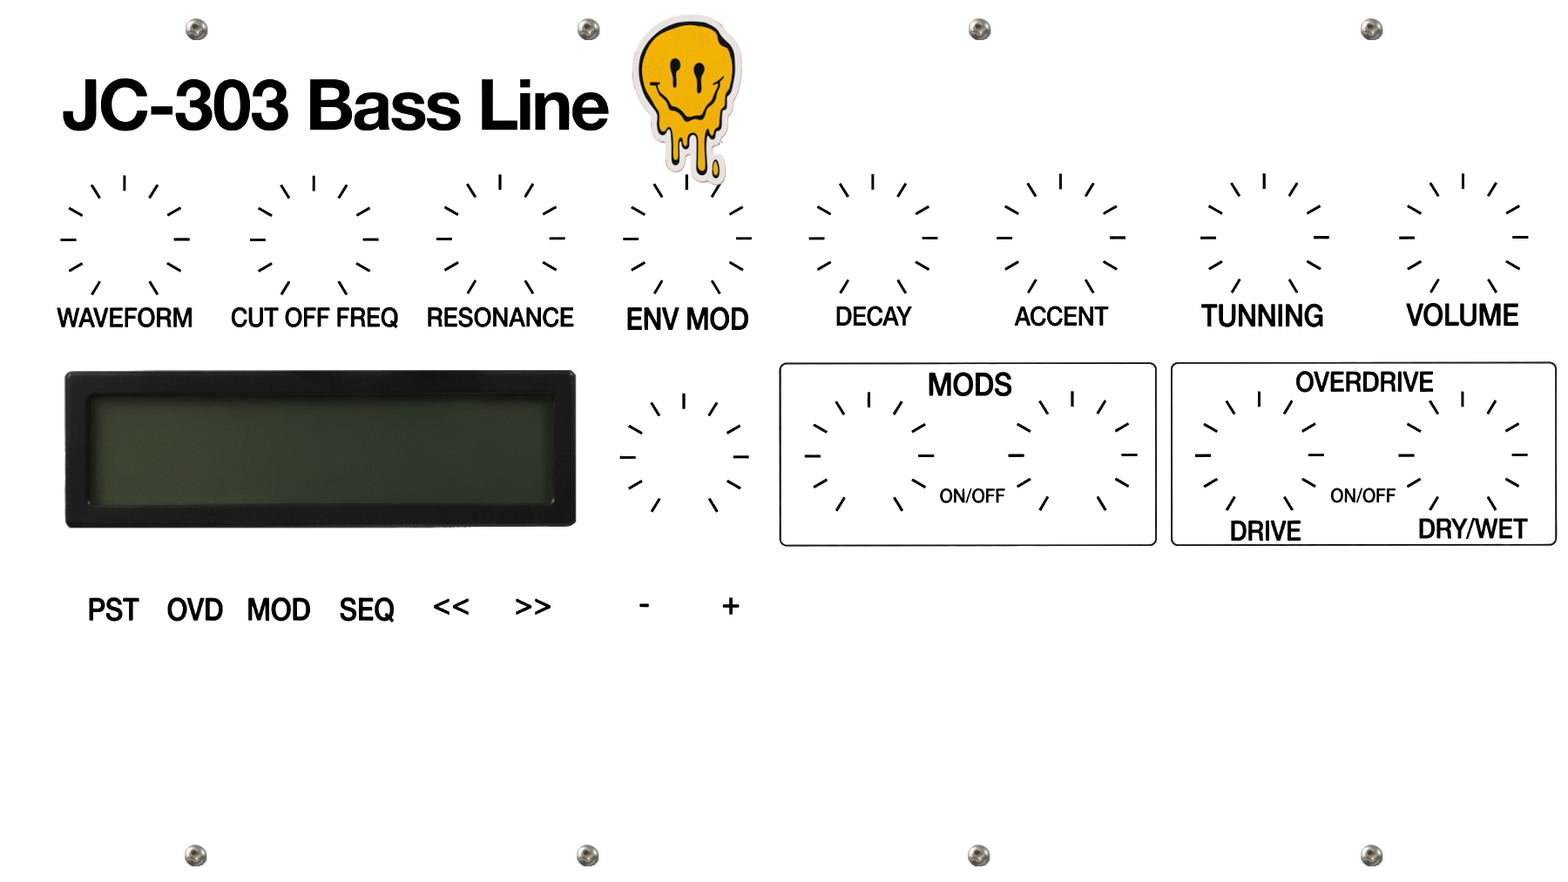
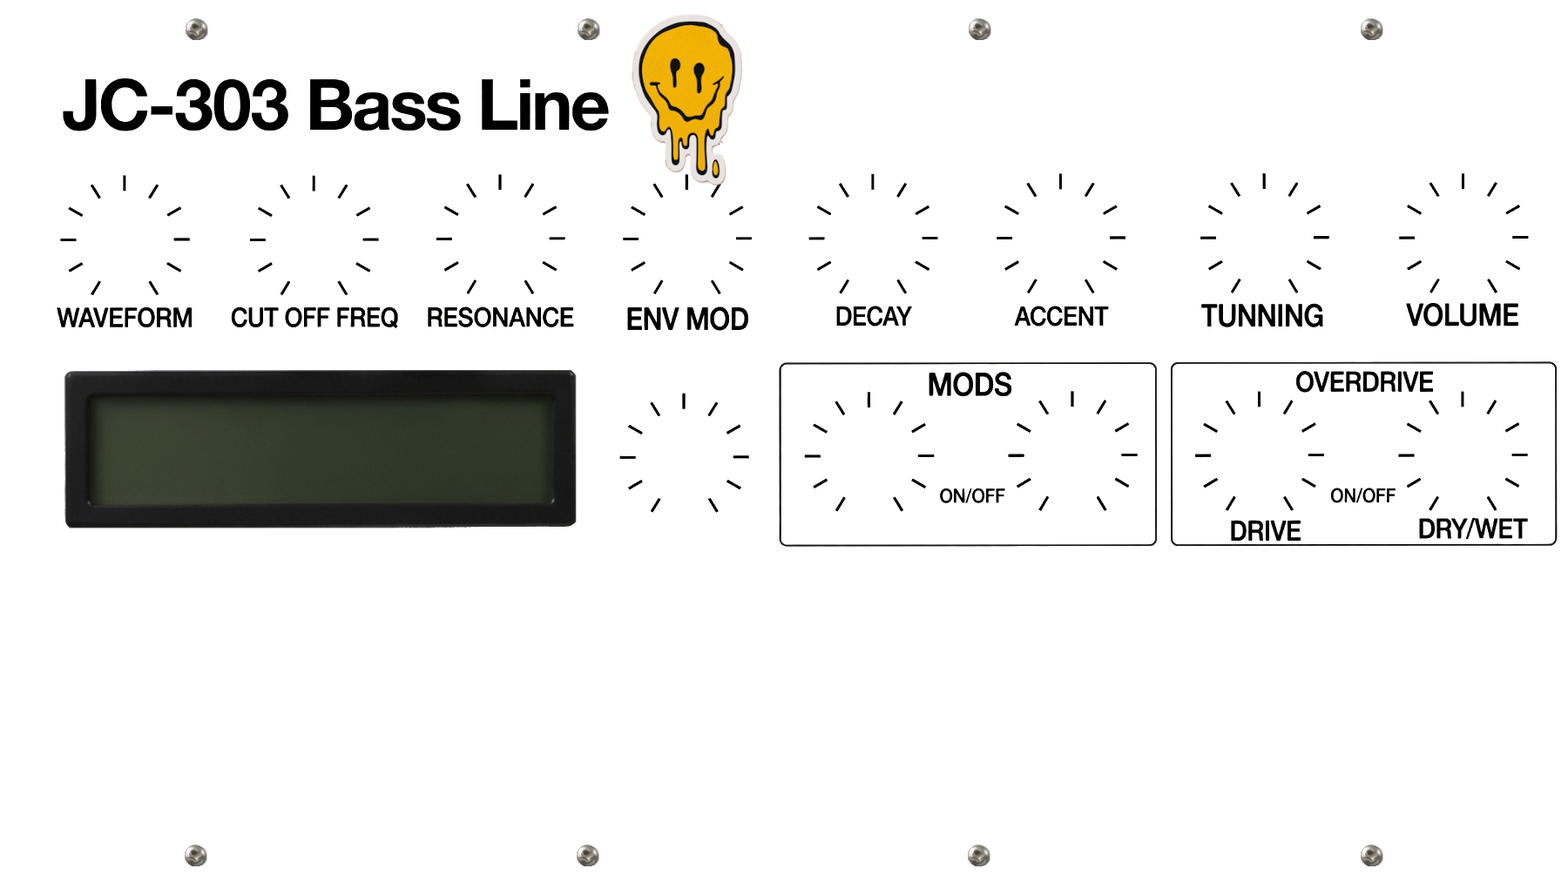
The second 1568px x 882px image is a revision of the first. Changes to its layers:
painted on "labels" over (88, 597, 740, 623)